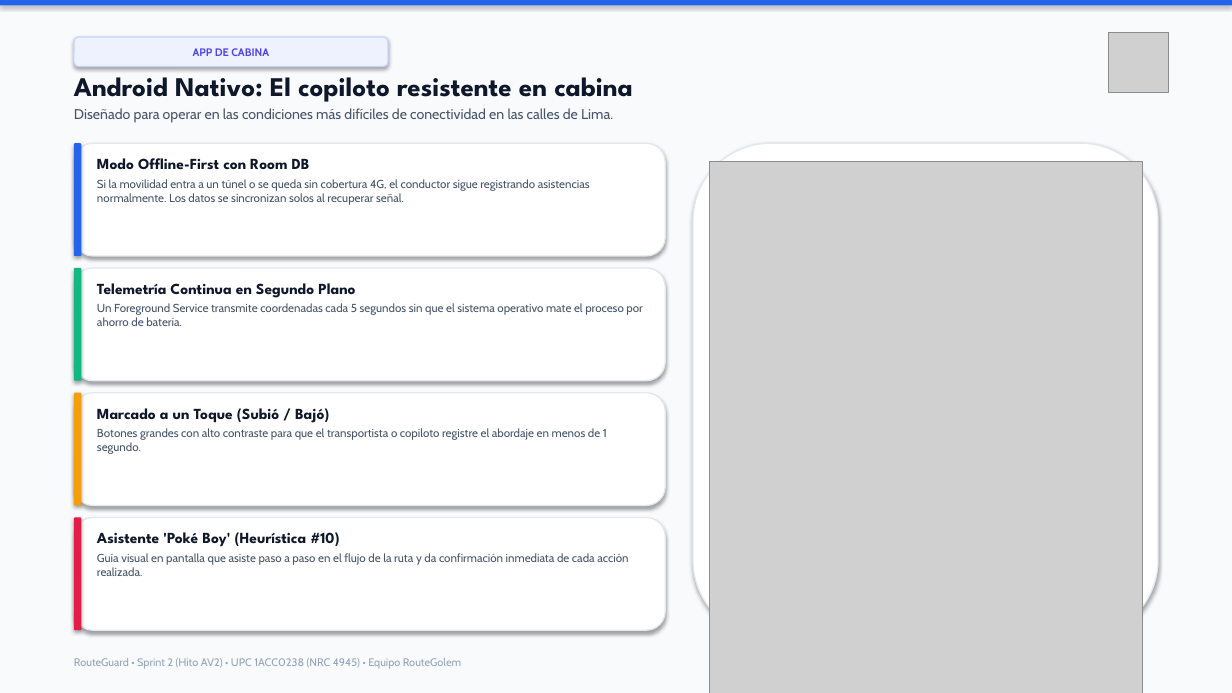
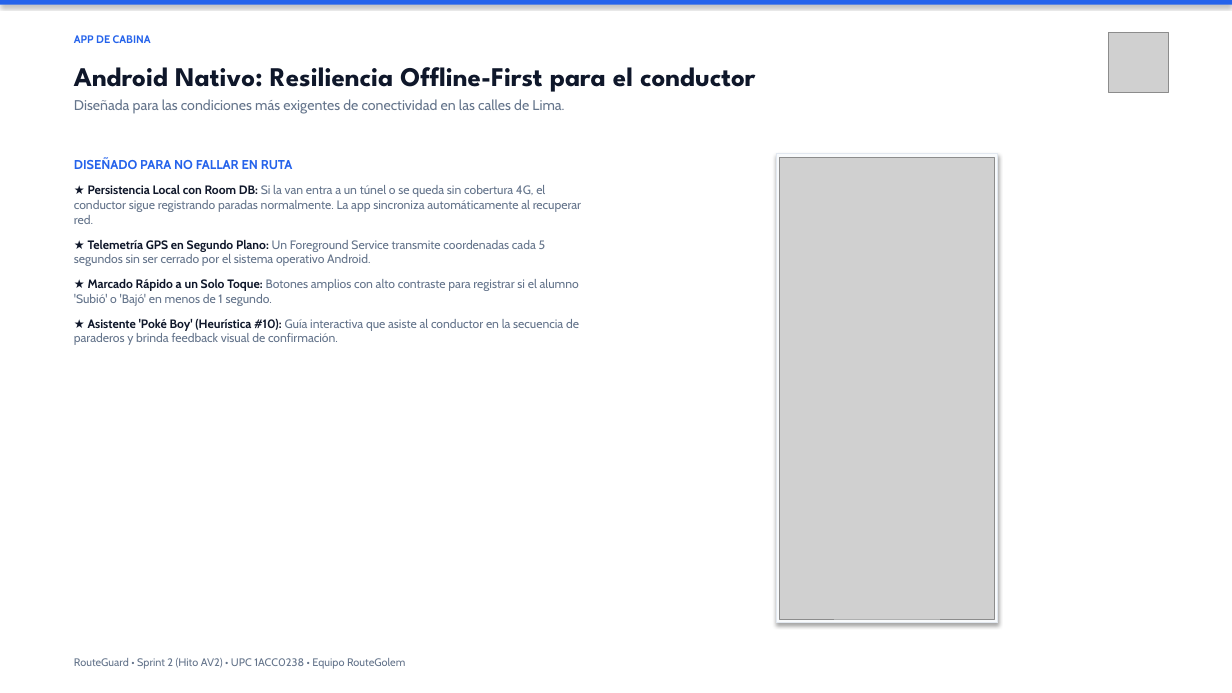
Before and after one commit to upc-pre-202620-1acc0238-4945-routegolem/routeguard-report, a slide deck: slide 8 of RouteGuard_Presentacion_Sprint2_AV2.pptx. Drawn at 1232x693 pixels with LibreOffice and Linux fonts; fonts in the diff are those of the drawing; grey boxes stand for pictures. Boxes give left, top, right and bottom in pixels: in the first picture for what was removed or moved away, otherwise in the second. Text is boxed around its words. In the diff, an @@ line names an element or a change of style, - is before the commit and + after.

Commit message:
style(presentation): remove chunky rounded card wrappers and scale all images to exact fit

```diff
--- a/RouteGuard_Presentacion_Sprint2_AV2.pptx
+++ b/RouteGuard_Presentacion_Sprint2_AV2.pptx
@@ rectangle at box(0, 0, 1232, 693): fill #F8FAFC to #FFFFFF @@
@@ text "APP DE CABINA": place and size @@
-text "APP DE CABINA" at box(74, 37, 388, 67)
+text "APP DE CABINA" at box(74, 35, 151, 43)
@@ text "APP DE CABINA" at box(74, 35, 151, 43): text colour #4F46E5 to #2563EB; alignment centre to left; vertical alignment middle to top; fill #EEF2FF to none; outline #C7D2FE 1 pt to none; shadow off @@
@@ text at box(74, 67, 756, 114): text changed; text colour #475569 to #64748B @@
-Android Nativo: El copiloto resistente en cabina
-Diseñado para operar en las condiciones más difíciles de conectividad en las calles de Lima.
+Android Nativo: Resiliencia Offline-First para el conductor
+Diseñada para las condiciones más exigentes de conectividad en las calles de Lima.
@@ rounded rectangle removed at box(74, 143, 665, 256) @@
@@ rounded rectangle removed at box(74, 143, 81, 256) @@
@@ rounded rectangle removed at box(693, 143, 1158, 638) @@
@@ text added at box(74, 158, 581, 345), 9.5 pt, text #64748B @@
+DISEÑADO PARA NO FALLAR EN RUTA
+★ Persistencia Local con Room DB: Si la van entra a un túnel o se queda sin cobertura 4G, el conductor sigue registrando paradas normalmente. La app sincroniza automáticamente al recuperar red.
+★ Telemetría GPS en Segundo Plano: Un Foreground Service transmite coordenadas cada 5 segundos sin ser cerrado por el sistema operativo Android.
+★ Marcado Rápido a un Solo Toque: Botones amplios con alto contraste para registrar si el alumno 'Subió' o 'Bajó' en menos de 1 segundo.
+★ Asistente 'Poké Boy' (Heurística #10): Guía interactiva que asiste al conductor en la secuencia de paraderos y brinda feedback visual de confirmación.
@@ text removed at box(97, 158, 590, 205) @@
-Modo Offline-First con Room DB
-Si la movilidad entra a un túnel o se queda sin cobertura 4G, el conductor sigue registrando asistencias normalmente. Los datos se sincronizan solos al recuperar señal.
@@ rectangle added at box(776, 153, 998, 623), fill #F8FAFC, outline #E2E8F0 1 pt @@
@@ picture: place and size @@
-picture at box(710, 162, 1142, 693)
+picture at box(780, 157, 994, 619)
@@ rounded rectangle removed at box(74, 268, 665, 381) @@
@@ rounded rectangle removed at box(74, 268, 81, 381) @@
@@ text removed at box(97, 283, 642, 326) @@
-Telemetría Continua en Segundo Plano
-Un Foreground Service transmite coordenadas cada 5 segundos sin que el sistema operativo mate el proceso por ahorro de batería.
@@ rounded rectangle removed at box(74, 393, 665, 506) @@
@@ rounded rectangle removed at box(74, 393, 81, 506) @@
@@ text removed at box(97, 408, 607, 454) @@
-Marcado a un Toque (Subió / Bajó)
-Botones grandes con alto contraste para que el transportista o copiloto registre el abordaje en menos de 1 segundo.
@@ rounded rectangle removed at box(74, 518, 665, 630) @@
@@ rounded rectangle removed at box(74, 518, 81, 630) @@
@@ text removed at box(97, 532, 628, 576) @@
-Asistente 'Poké Boy' (Heurística #10)
-Guía visual en pantalla que asiste paso a paso en el flujo de la ruta y da confirmación inmediata de cada acción realizada.
@@ text at box(74, 658, 405, 669): text changed; text colour #94A3B8 to #64748B @@
-RouteGuard • Sprint 2 (Hito AV2) • UPC 1ACC0238 (NRC 4945) • Equipo RouteGolem
+RouteGuard • Sprint 2 (Hito AV2) • UPC 1ACC0238 • Equipo RouteGolem
```
Also in this commit, not shown: 16 other slides changed.
